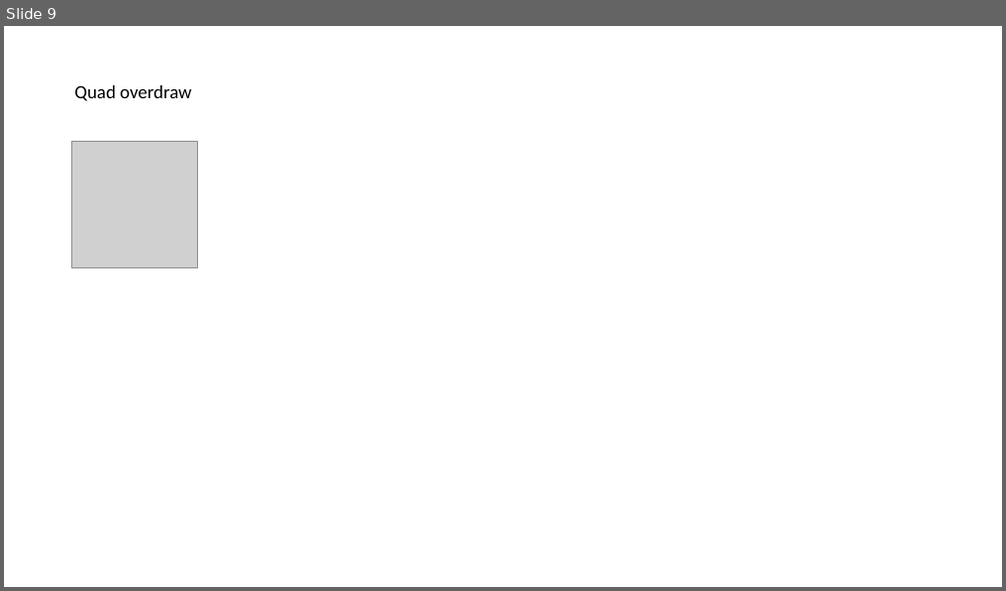
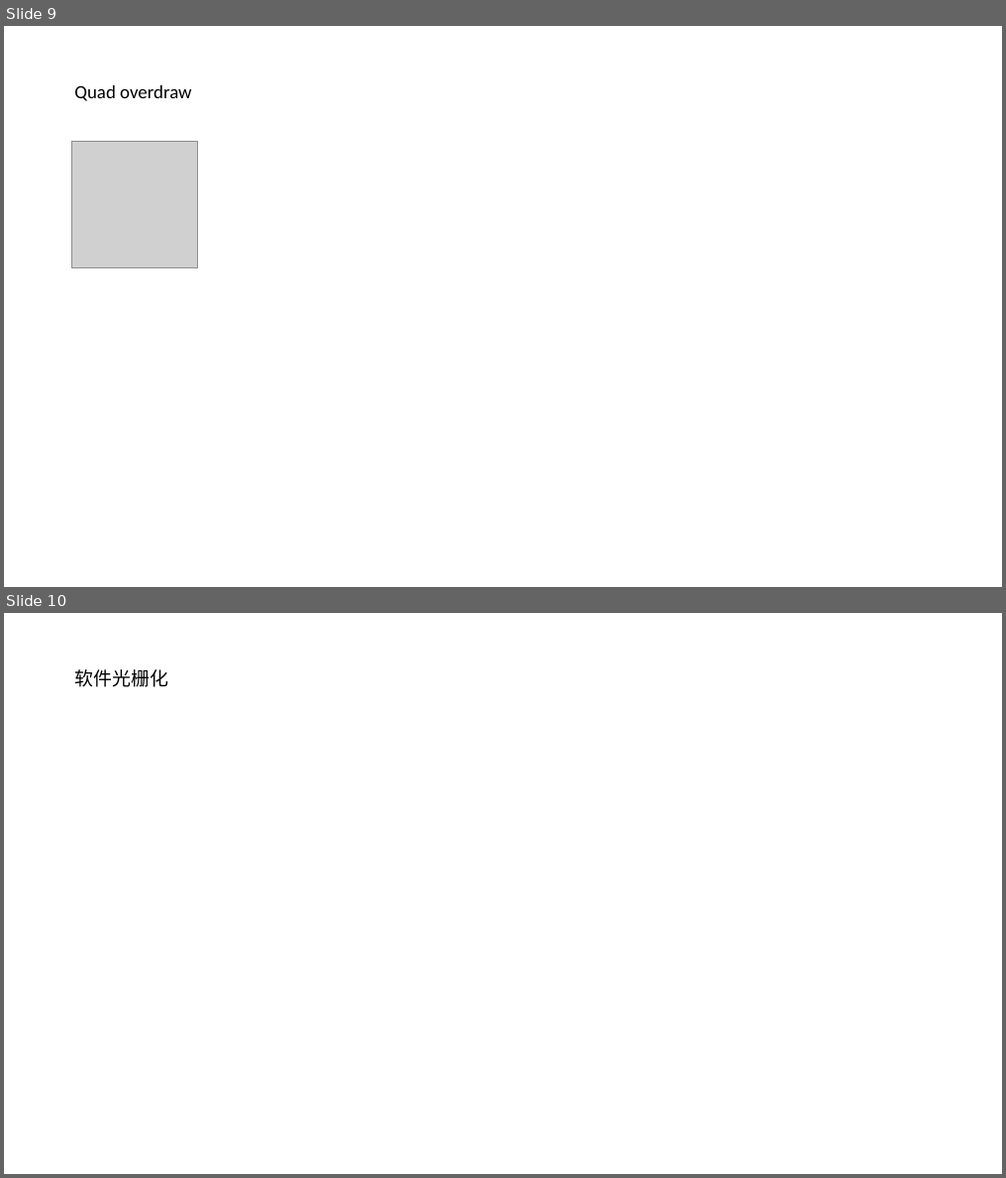
Before and after one commit to Tianji95/CG_learning_note, a slide deck: UE5_ppt/nanite简析.pptx. Shown one above the other, each under a label of ours: slide 9 before the commit, slides 9 and 10 after it. The pictures are 1006x591 and 1006x1178 pixels, drawn with LibreOffice and Linux fonts; fonts in the diff are those of the drawing; grey boxes stand for pictures. Boxes give left, top, right and bottom in pixels: in the first picture for what was removed or moved away, otherwise in the second. Text is boxed around its words. In the diff, an @@ line names an element or a change of style, - is before the commit and + after.

```diff
--- a/UE5_ppt/nanite简析.pptx
+++ b/UE5_ppt/nanite简析.pptx
@@ slide 10 added at box(4, 613, 1002, 1174), background #FFFFFF @@
@@ text added at box(74, 669, 167, 687), 18 pt, text #000000 @@
+软件光栅化
```
Also in this commit, not shown: 5 slides changed, 7 other slides added, 3 slides removed.
